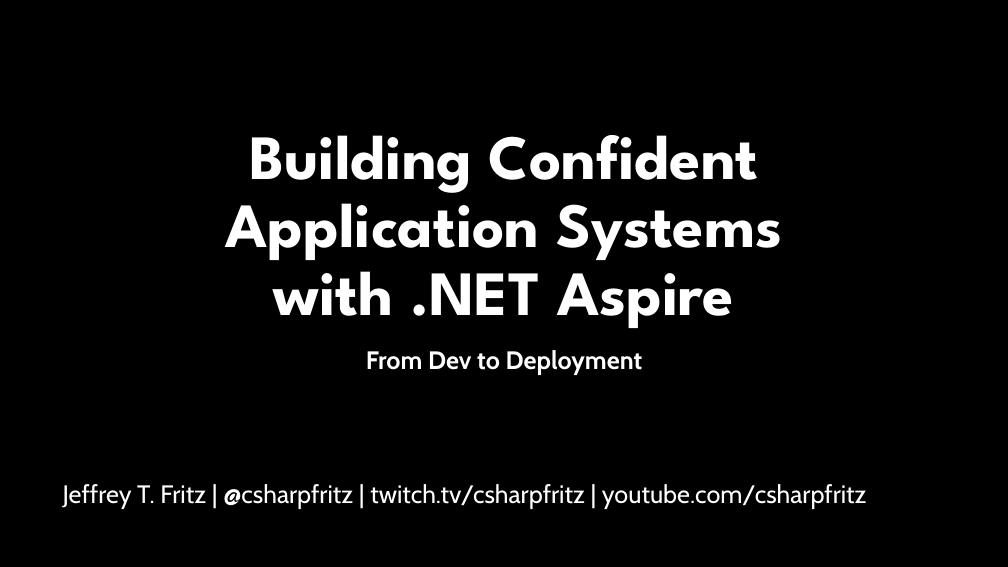
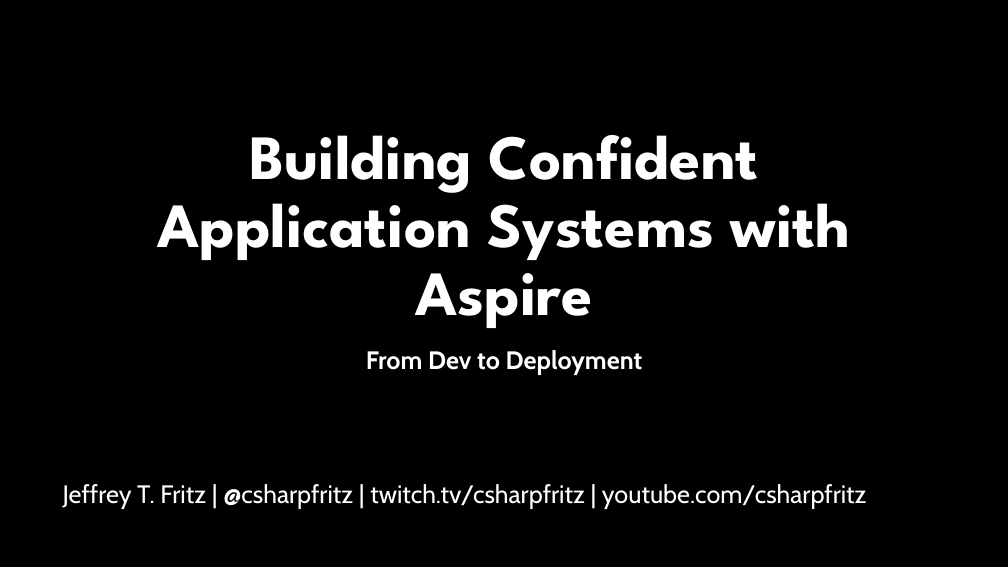
Before and after one commit to csharpfritz/AspireDevToDeploy, a slide deck: slide 1 of AspireFromDevToDeployment.pptx. Drawn at 1008x567 pixels with LibreOffice and Linux fonts; fonts in the diff are those of the drawing; background and template pictures are left out. Boxes give left, top, right and bottom in pixels: in the first picture for what was removed or moved away, otherwise in the second. Text is boxed around its words. In the diff, an @@ line names an element or a change of style, - is before the commit and + after.

```diff
--- a/AspireFromDevToDeployment.pptx
+++ b/AspireFromDevToDeployment.pptx
@@ title at [157,135,851,328]: text changed @@
-Building Confident Application Systems with .NET Aspire
+Building Confident Application Systems with Aspire
```
Also in this commit, not shown: 2 other slides changed, 1 other file.
